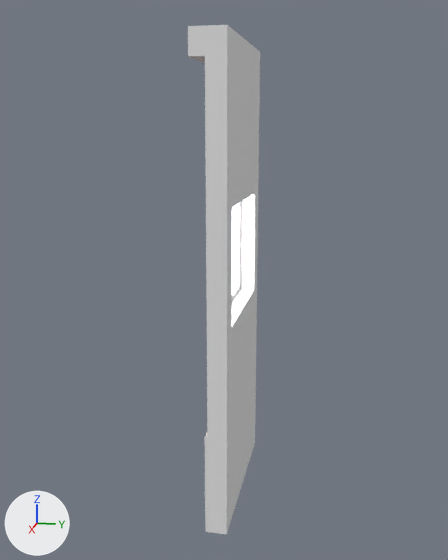
A saved change to the FBX model Assets/Assets/Walls/Walls/Entrance_WallWindow.fbx.
Before and after are seen from a 50 mm lens placed at (7.59, 1.19, 3.14), pointed at (1.01, -0.13, 1.5). Lighting does not change. The marker at lower left points along +X, +Y and +Z. Where no turn or scale is listed for an object, it has been applied to the vertices.

Names of what the first picture shows: 'Entrance_WallWindow'.
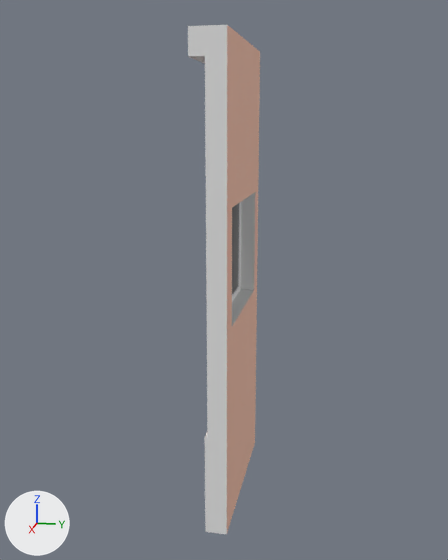
Boxes (x1, y1, x2, y2) around the edits, measured in the pictures (448 x 560 px; the box of a moved part takes in the faces that stretch with it):
```json
{"object": "Entrance_WallWindow", "change": "recoloured, reshaped", "before": [188, 25, 260, 534], "after": [188, 25, 260, 534], "on screen": "white to beige"}
{"part": 1, "of": "me_cube_015", "change": "moved or reshaped", "before": [232, 204, 238, 293], "after": [232, 203, 239, 294]}
```

The change, as JSON lines over the scene's bpy script:
```json
{"op": "set", "path": "mat_m_wall2.base_color", "old": "(0.8, 0.8, 0.8)", "new": "(1.0, 0.563, 0.415)", "note": "white #e7e7e7 -> beige #ffc6ac"}
{"op": "add", "block": "mat_m_glass", "code": ["mat_m_glass = principled_material('M_Glass')", "mat_m_glass.base_color = (0.0, 0.0, 0.0)  # black #000000", "mat_m_glass.roughness = 0.0"]}
{"block": "me_cube_015", "where": "# used by ob_entrance_wallwindow; location = (0.0, 0.0, 0.0)"}
{"block": "me_cube_015", "where": "# verts and faces of me_cube_015; kept vertices keep their numbers, new ones are numbered from 88"}
{"block": "me_cube_015", "where": "# before: 84 (1.71, -0.1, 2.36), 85 (0.29, -0.11, 2.36), 86 (0.29, -0.11, 1.24) at pixel (237, 286), 87 (1.71, -0.11, 1.24)"}
{"op": "remove", "block": "me_cube_015", "code": "me_cube_015.from_pydata(...)  # 88 vertices, 80 faces; spans x 0.0..2.0, y -0.25..0.1, z -1.0..4.0"}
{"op": "add", "block": "me_cube_015", "code": "me_cube_015.from_pydata(...)  # 92 vertices, 81 faces; spans x 0.0..2.0, y -0.25..0.1, z -1.0..4.0"}
{"block": "me_cube_015", "change": "me_cube_015 part 1"}
{"op": "add", "block": "me_cube_015", "code": "for i in [85, 86, 87]: verts[i] += (0.0, 0.02, 0.0)"}
{"op": "add", "block": "me_cube_015", "code": "verts[84] = (1.71, -0.09, 2.36)  # moved"}
{"op": "add", "block": "me_cube_015", "code": "me_cube_015.materials.append(mat_m_glass)  # black #000000"}
```
